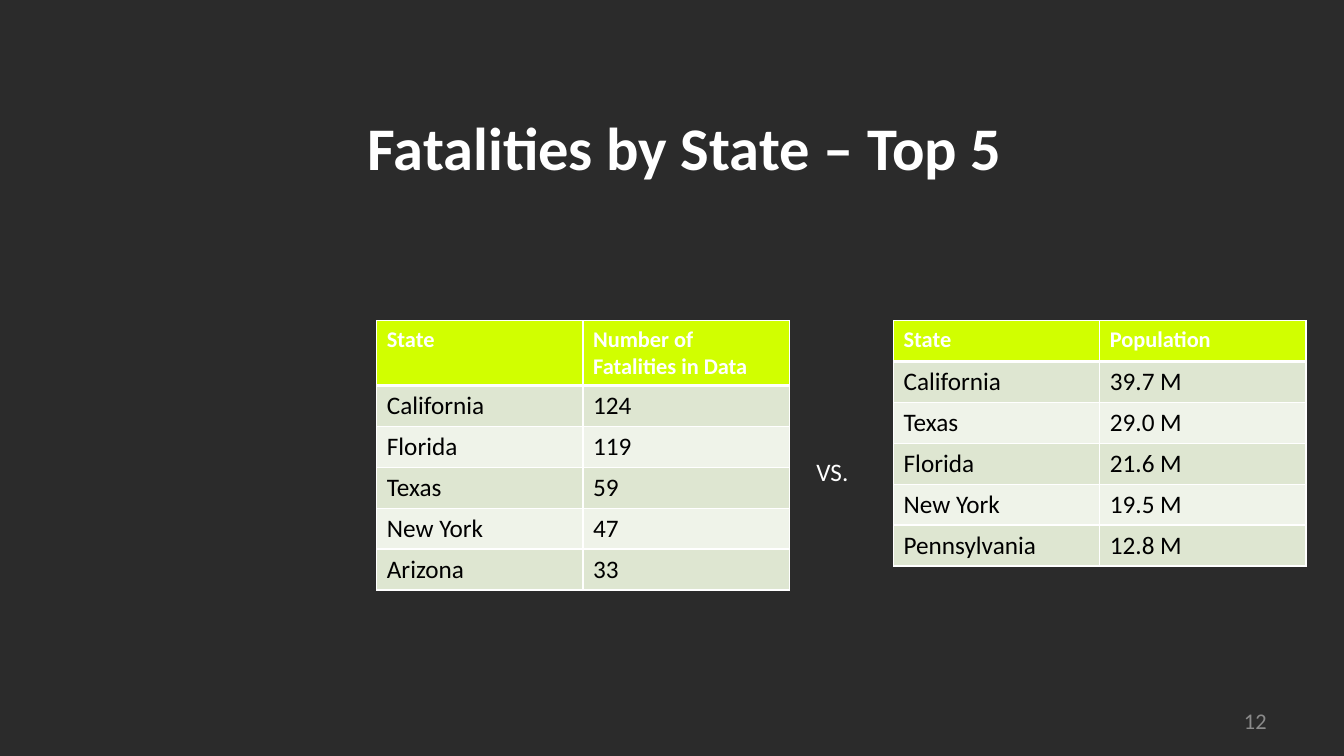
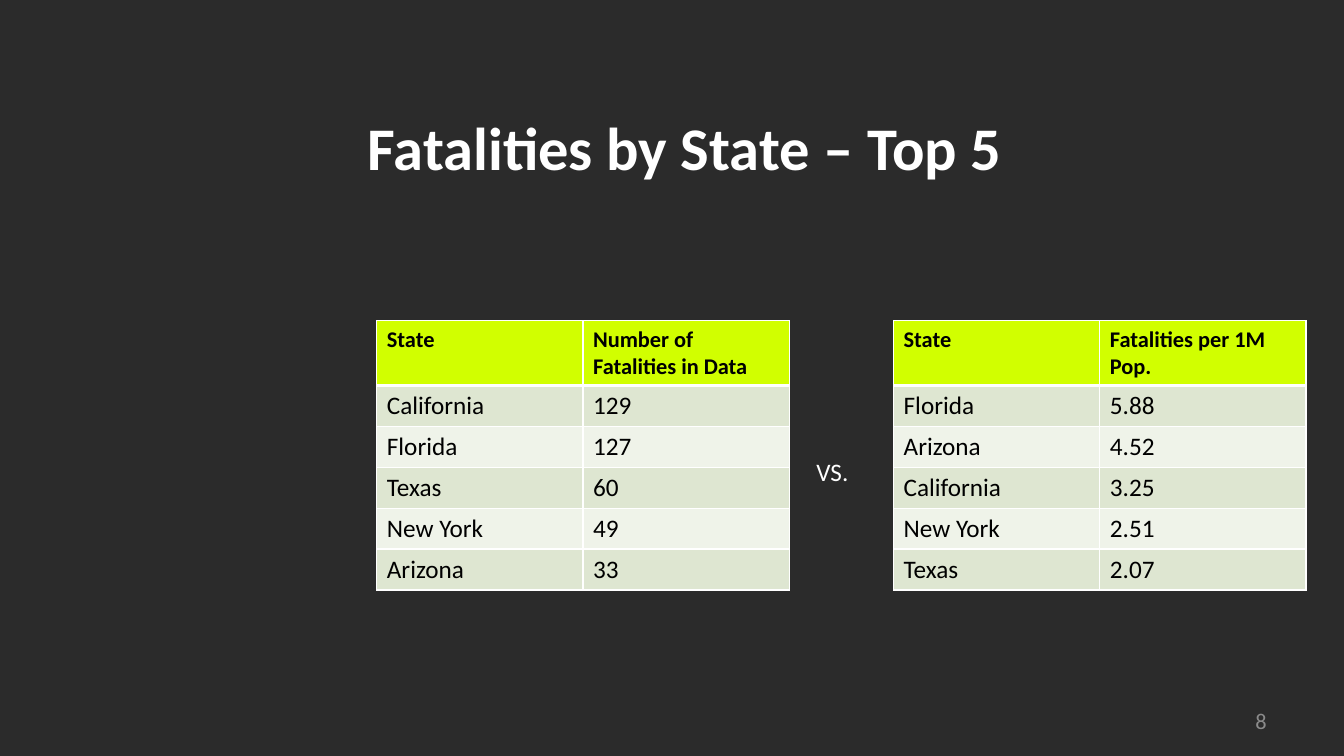
Before and after one commit to madams11/DataR-Project, a slide deck: slide 8 of US Bicycle Fatalities_Group 4.pptx (slide 12 before the commit). Drawn at 1344x756 pixels with LibreOffice and Linux fonts; fonts in the diff are those of the drawing; background and template pictures are left out; a plain dark background stands for a picture behind light text. Boxes give left, top, right and bottom in pixels: in the first picture for what was removed or moved away, otherwise in the second. Text is boxed around its words. In the diff, an @@ line names an element or a change of style, - is before the commit and + after.

```diff
--- a/US Bicycle Fatalities_Group 4.pptx
+++ b/US Bicycle Fatalities_Group 4.pptx
@@ table at (377,321,790,636) @@
-row 2, column 2: 124
+row 2, column 2: 129
-row 3, column 2: 119
+row 3, column 2: 127
-row 4, column 2: 59
+row 4, column 2: 60
-row 5, column 2: 47
+row 5, column 2: 49
@@ text colour #FFFFFF to #000000 in "State", "Number of Fatalities in Data" @@
@@ table at (894,321,1308,636) @@
-row 1, column 2: Population
+row 1, column 2: Fatalities per 1M Pop.
-row 2, column 1: California
+row 2, column 1: Florida
-row 2, column 2: 39.7 M
+row 2, column 2: 5.88
-row 3, column 1: Texas
+row 3, column 1: Arizona
-row 3, column 2: 29.0 M
+row 3, column 2: 4.52
-row 4, column 1: Florida
+row 4, column 1: California
-row 4, column 2: 21.6 M
+row 4, column 2: 3.25
-row 5, column 2: 19.5 M
+row 5, column 2: 2.51
-row 6, column 1: Pennsylvania
+row 6, column 1: Texas
-row 6, column 2: 12.8 M
+row 6, column 2: 2.07
@@ text colour #FFFFFF to #000000 in "State" @@
@@ page number at (1255,714,1266,729): text changed @@
-12
+8
```
Also in this commit, not shown: 1 other slide changed, 5 slides added, 1 slide removed, 1 other file.
